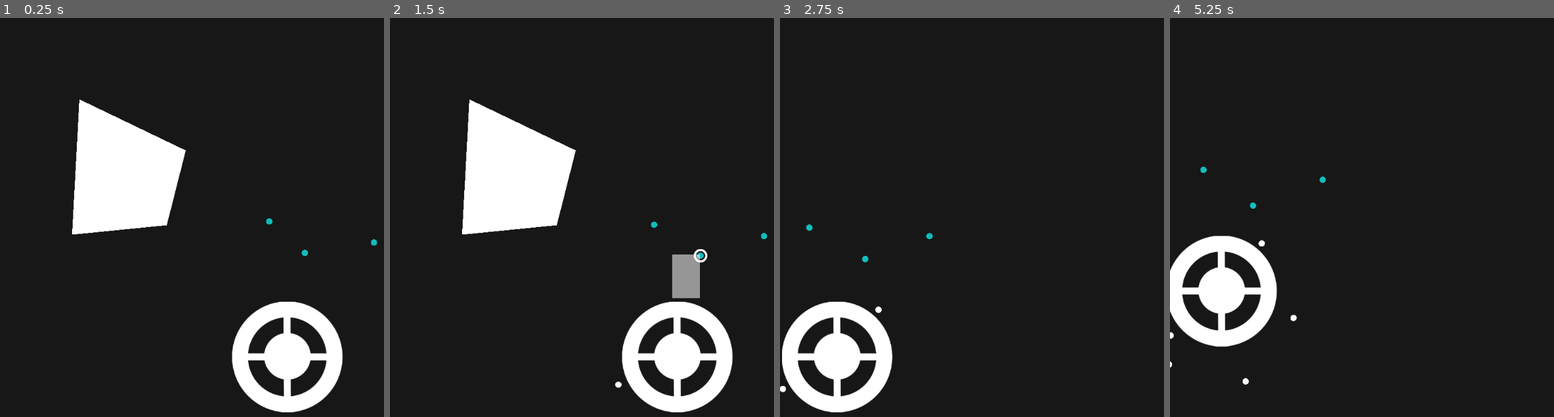
Above: before the commit, frames 1-4 (left to right).
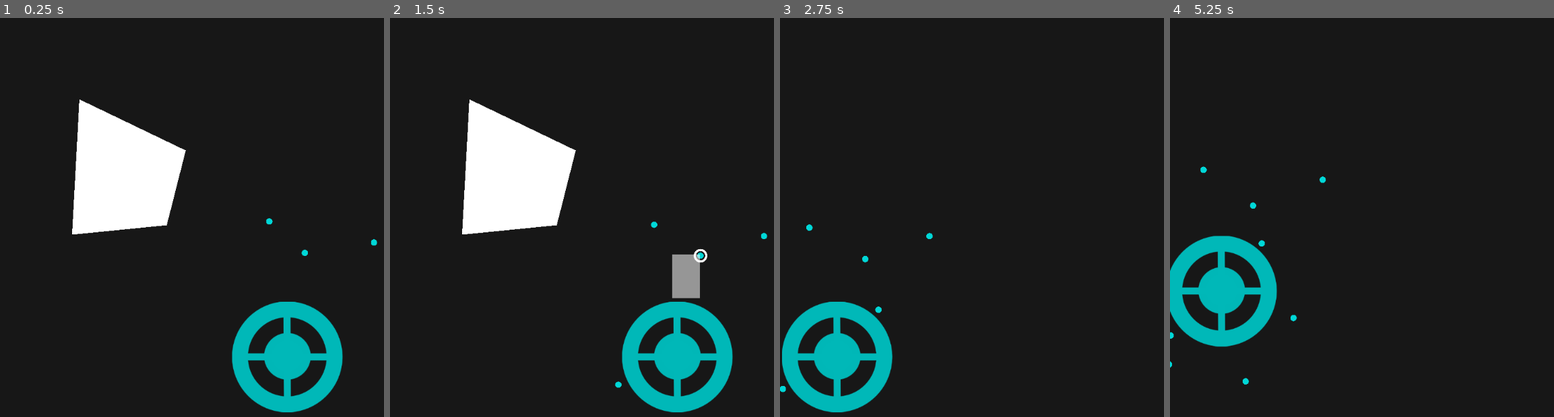
Above: after the commit, the same moments.

Repository: voithos/driftworld
Game: Godot game, scene res://scenes/level1.tscn
The game is run twice, just before and just after one commit, with the same random seed, the same clock (stepped at 60 frames per second) and the same inputs.
Inputs (mouse positions are in pixels of both pictures, inside the frame that each line leads up to):
- Up to frame 1 (0.25 s): no input
- Up to frame 2 (1.5 s): tap Enter at 0.5 s; drag from (658, 221) to (712, 129) at 0.52 s; drag from (701, 253) to (616, 385) at 1.27 s
- Up to frame 3 (2.75 s): move the mouse to (1156, 233) at 2.02 s; hold Right (ui_right) from 2.03 s (still down); click (1156, 233) at 2.17 s
- Up to frame 4 (5.25 s): release Right (ui_right) at 2.75 s; drag from (1173, 389) to (1254, 257) at 2.77 s; drag from (1262, 309) to (1465, 221) at 3.52 s; drag from (1296, 385) to (1319, 241) at 4.27 s; move the mouse to (1465, 221) at 5.02 s; hold Down (ui_down) from 5.03 s (still down); click (1465, 221) at 5.17 s

The runs differ from the first frame. In frame 1, 4.7% of the frame differs, in the area x 60-99%, y 50-99%; in frame 2, 4.8%; in frame 3, 4.8%, in the area x 0-40%, y 51-99%; in frame 4, 4.8%.

Commit message:
Add unit colors.

Diff:
--- a/project.godot
+++ b/project.godot
@@ -24,6 +24,7 @@
 
 Screen="*res://scripts/screen.gd"
 Steering="*res://scripts/steering.gd"
+Colors="*res://scripts/colors.gd"
 
 [display]
 
--- a/scenes/base.gd
+++ b/scenes/base.gd
@@ -1,4 +1,8 @@
 extends StaticBody2D
+
+const colors = preload("res://scripts/colors.gd")
+
+export (colors.TYPE) var unit_type = colors.TYPE.NEUTRAL
 
 export (float) var SPAWN_SECS = 1.0
 export (float) var SPAWN_RING_WIDTH = 75.0
@@ -12,6 +16,7 @@
 func _ready():
 	randomize()
 
+	$sprite.modulate = colors.COLORS[unit_type].darkened(0.15)
 	add_to_group("bases")
 
 	add_child(timer)
@@ -23,6 +28,7 @@
 func _on_timer_timeout():
 	var unit = unit_scene.instance()
 	unit.global_position = generate_spawn_position()
+	unit.unit_type = unit_type
 	level.add_child(unit)
 
 func generate_spawn_position():
--- a/scenes/level1.tscn
+++ b/scenes/level1.tscn
@@ -18,15 +18,16 @@
 polygon = PoolVector2Array( 130.684, 40.2657, 114.263, 300.894, 305.496, 276.526, 334.631, 129.261, 131.214, 44.5035 )
 
 [node name="unit" parent="level" instance=ExtResource( 2 )]
-unit_base_color = Color( 0.0705882, 0.745098, 0.745098, 1 )
+unit_type = 0
 
 [node name="unit2" parent="level" instance=ExtResource( 2 )]
 position = Vector2( 65.0538, 61.1647 )
-unit_base_color = Color( 0.0705882, 0.745098, 0.745098, 1 )
+unit_type = 0
 
 [node name="unit3" parent="level" instance=ExtResource( 2 )]
 position = Vector2( 197.636, 44.5477 )
-unit_base_color = Color( 0.0705882, 0.745098, 0.745098, 1 )
+unit_type = 0
 
 [node name="base" parent="level" instance=ExtResource( 3 )]
 position = Vector2( 34.1565, 259.526 )
+unit_type = 0
--- a/scenes/unit.gd
+++ b/scenes/unit.gd
@@ -1,12 +1,16 @@
 extends KinematicBody2D
 
-export var unit_base_color = Color(1, 1, 1)
+const colors = preload("res://scripts/colors.gd")
+
+export (colors.TYPE) var unit_type = colors.TYPE.NEUTRAL
 export var selected = false setget set_selected
 
-const STATE_IDLE = "idle"
-const STATE_MOVE = "move"
+enum STATE {
+	IDLE,
+	MOVE,
+}
 
-var state = STATE_IDLE
+var state = STATE.IDLE
 
 # Steering
 export (float) var MOVE_SPEED = 100 # Pixels/second
@@ -29,26 +33,32 @@
 var current_target = Vector2()
 
 func _ready():
-	$sprite.modulate = unit_base_color
+	$sprite.modulate = colors.COLORS[unit_type]
 	$selection.hide()
 	add_to_group("units")
+
+const MAX_REPEL_COUNT = 10
 
 func _physics_process(delta):
 	check_arrival()
 
-	if state == STATE_IDLE:
+	if state == STATE.IDLE:
 		SPEED = WANDER_SPEED
 		steering.wander()
-	elif state == STATE_MOVE:
+	elif state == STATE.MOVE:
 		SPEED = MOVE_SPEED
 		steering.arrive(current_target)
 		steering.wander(0.05)
 
 	# Maintain distance from other units.
+	var count = 0
 	for unit in detection.get_overlapping_bodies():
 		if unit == self:
 			continue
 		steering.repel(unit.global_position, 0.1)
+		count += 1
+		if count > MAX_REPEL_COUNT:
+			break
 	apply_steer()
 
 func apply_steer():
@@ -57,9 +67,9 @@
 	move_and_slide(motion)
 
 func check_arrival():
-	if state == STATE_MOVE:
+	if state == STATE.MOVE:
 		if global_position.distance_squared_to(current_target) < ARRIVAL_DIST_SQUARED:
-			state = STATE_IDLE
+			state = STATE.IDLE
 
 func _on_unit_input_event(viewport, event, shape_idx):
 	if event is InputEventMouseButton:
@@ -80,5 +90,5 @@
 		$selection.visible = selected
 
 func go_to(pos):
-	state = STATE_MOVE
+	state = STATE.MOVE
 	current_target = pos
--- /dev/null
+++ b/scripts/colors.gd
@@ -0,0 +1,15 @@
+extends Node
+
+enum TYPE {
+	PLAYER,
+	ENEMY,
+	NEUTRAL,
+	DEFECTOR,
+}
+
+const COLORS = {
+	TYPE.PLAYER: Color(0, 0.85, 0.85, 1),
+	TYPE.ENEMY: Color(0.85, 0.15, 0, 1),
+	TYPE.NEUTRAL: Color(0.6, 0.6, 0.6, 1),
+	TYPE.DEFECTOR: Color(0.8, 0.1, 0.8, 1),
+}
Not shown, changed: TODO.md
